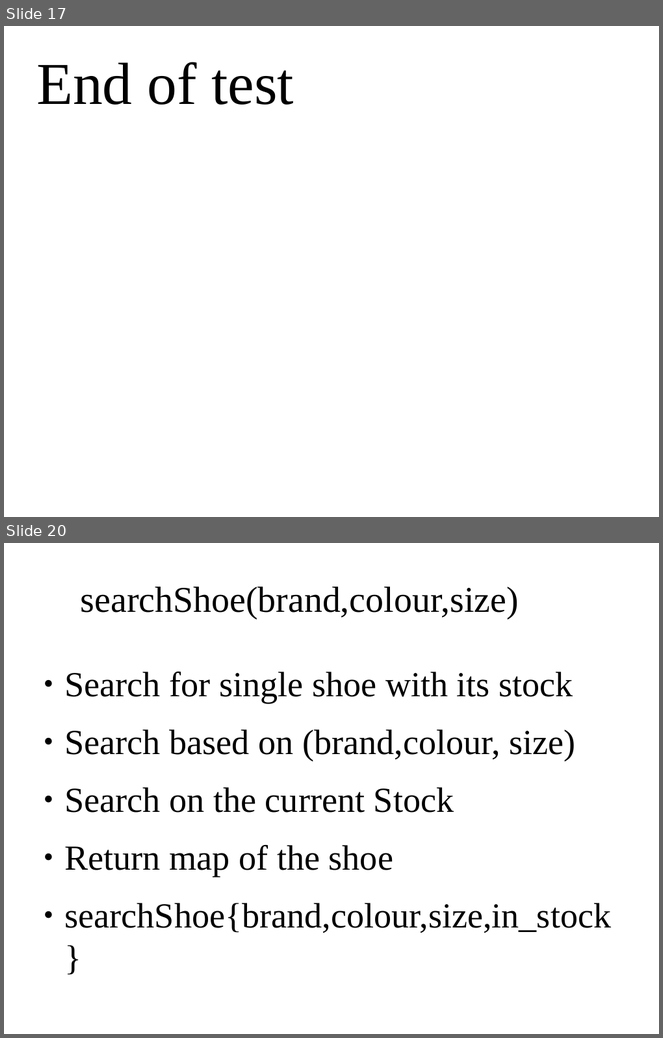
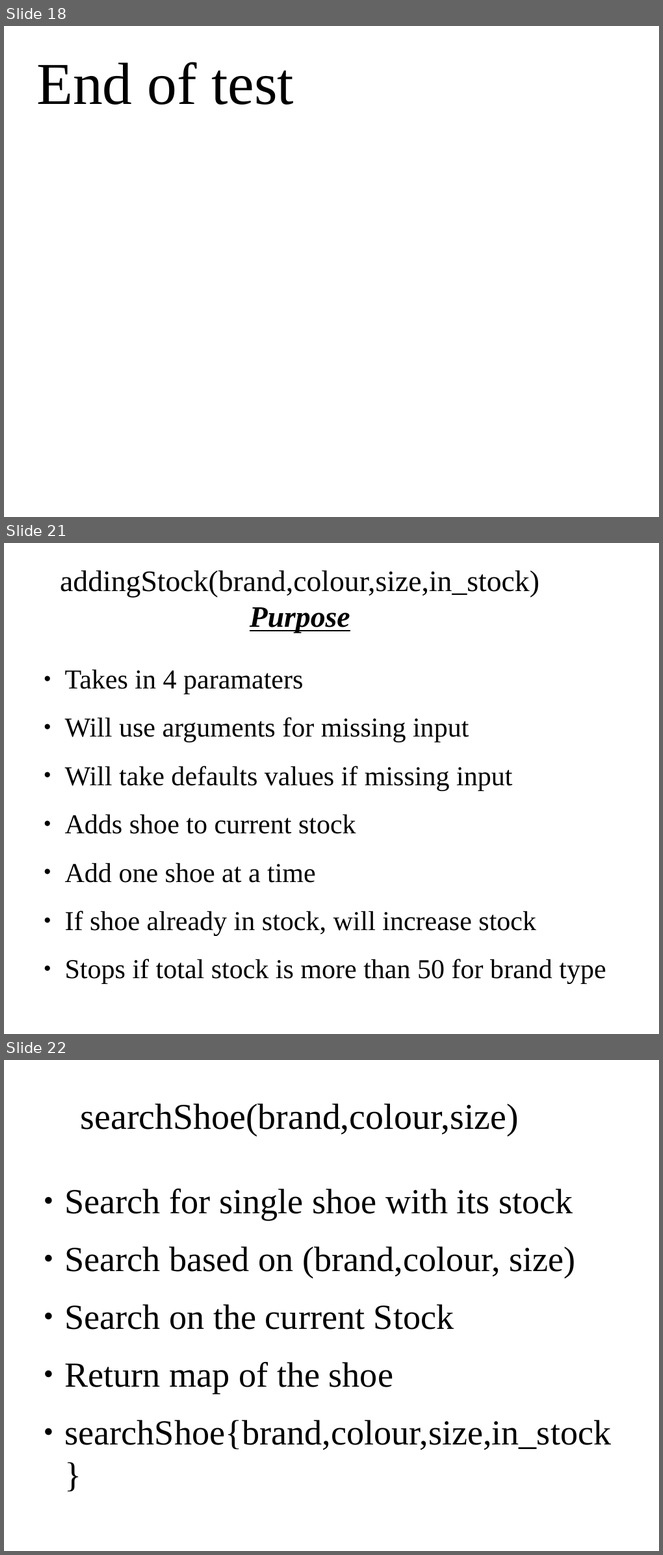
Before and after one commit to TaSiya/shoe, a slide deck: project presentation.odp. Shown one above the other, each under a label of ours: slides 17 and 20 before the commit, slides 18, 21 and 22 after it; the slides between them are not shown. The pictures are 663x1038 and 663x1555 pixels, drawn with LibreOffice and Linux fonts; fonts in the diff are those of the drawing; background and template pictures are left out. Boxes give left, top, right and bottom in pixels: in the first picture for what was removed or moved away, otherwise in the second. Text is boxed around its words. In the diff, an @@ line names an element or a change of style, - is before the commit and + after.

```diff
--- a/project presentation.odp
+++ b/project presentation.odp
@@ slide 21 added at <box>4,543,659,1034</box>, background picture (left out) @@
@@ title added at <box>60,570,540,633</box>, 36 pt, text #000000 @@
+addingStock(brand,colour,size,in_stock)
+Purpose
@@ text added at <box>65,669,606,984</box>, 33.1 pt, text #000000 @@
+● Takes in 4 paramaters
+● Will use arguments for missing input
+● Will take defaults values if missing input
+● Adds shoe to current stock
+● Add one shoe at a time
+● If shoe already in stock, will increase stock
+● Stops if total stock is more than 50 for brand type
@@ what was slide 17 is now slide 18 @@
@@ what was slide 20 is now slide 22 @@
```
Also in this commit, not shown: 3 slides changed, 1 other slide added, 3 other files.
